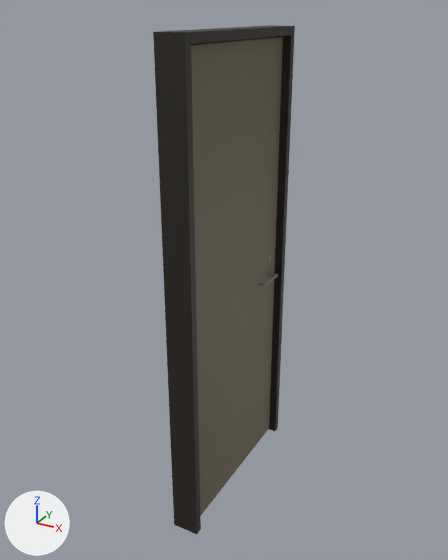
One commit to the glTF model src/worlds/TOTL_world/assets/models/single_door.glb: the scene before it, then after it.
The view is the same before and after, from a camera (50 mm lens) standing at (1.39, -2.63, 2.56) and looking at (-0.05, -0.01, 1.25). The lights are fixed; the arrows at lower left show +X, +Y and +Z. Where no turn or scale is listed for an object, it has been applied to the vertices.

Before the edit, the objects in view are built like this:
```python
me_mesh_092 = bpy.data.meshes.new('Mesh.092')
me_mesh_092.from_pydata(...)  # 16 vertices, 28 faces; spans x -0.08..0.07, y -0.52..0.52, z 0.0..2.48
me_mesh_092.materials.append(mat_frame_color_002)  # black #26201b
me_mesh_099 = bpy.data.meshes.new('Mesh.099')
me_mesh_099.from_pydata(...)  # a box spanning x -0.06..0.02, y -0.47..0.47, z 0.01..2.43
me_mesh_099.materials.append(mat_door_color_002)  # brown #6d654f
ob_door_001 = bpy.data.objects.new('door.001', me_mesh_099)
ob_door_001.location = (0.0, 0.0, 0.0)
ob_frame = bpy.data.objects.new('frame', me_mesh_092)
ob_frame.location = (0.0, 0.0, 0.0)
```
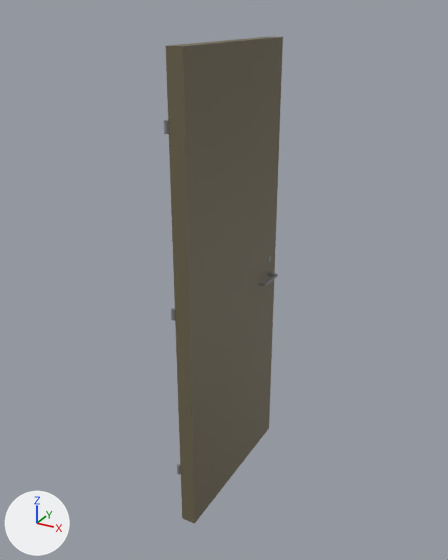
Pixel boxes [x1, y1, x2, y2] of what changed, in the pictures (448 x 560 px):
'frame', deleted (black)
    before: [153, 25, 295, 534]

The change in detail:
Object 'frame' (ob_frame) is deleted.
